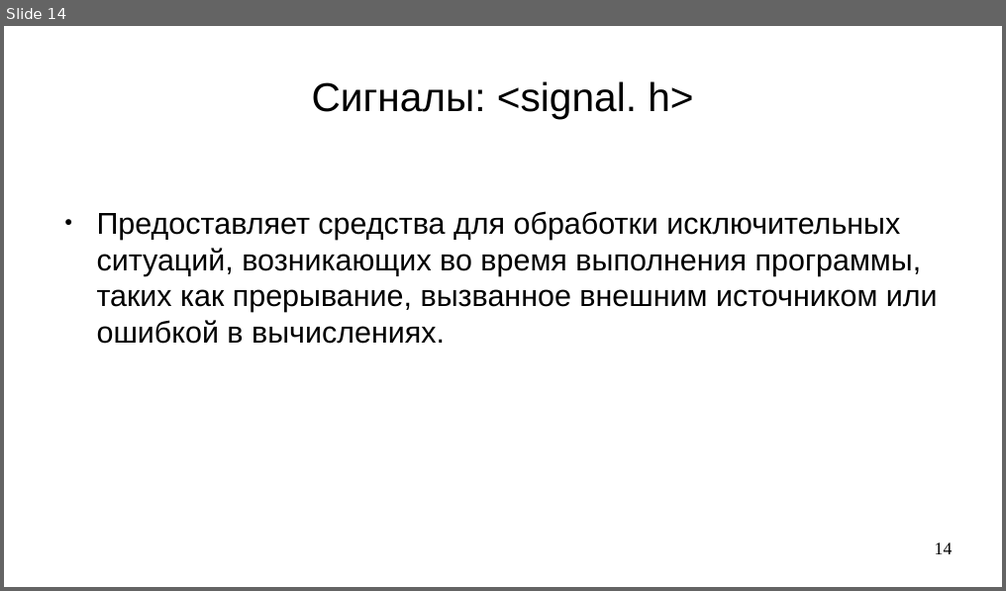
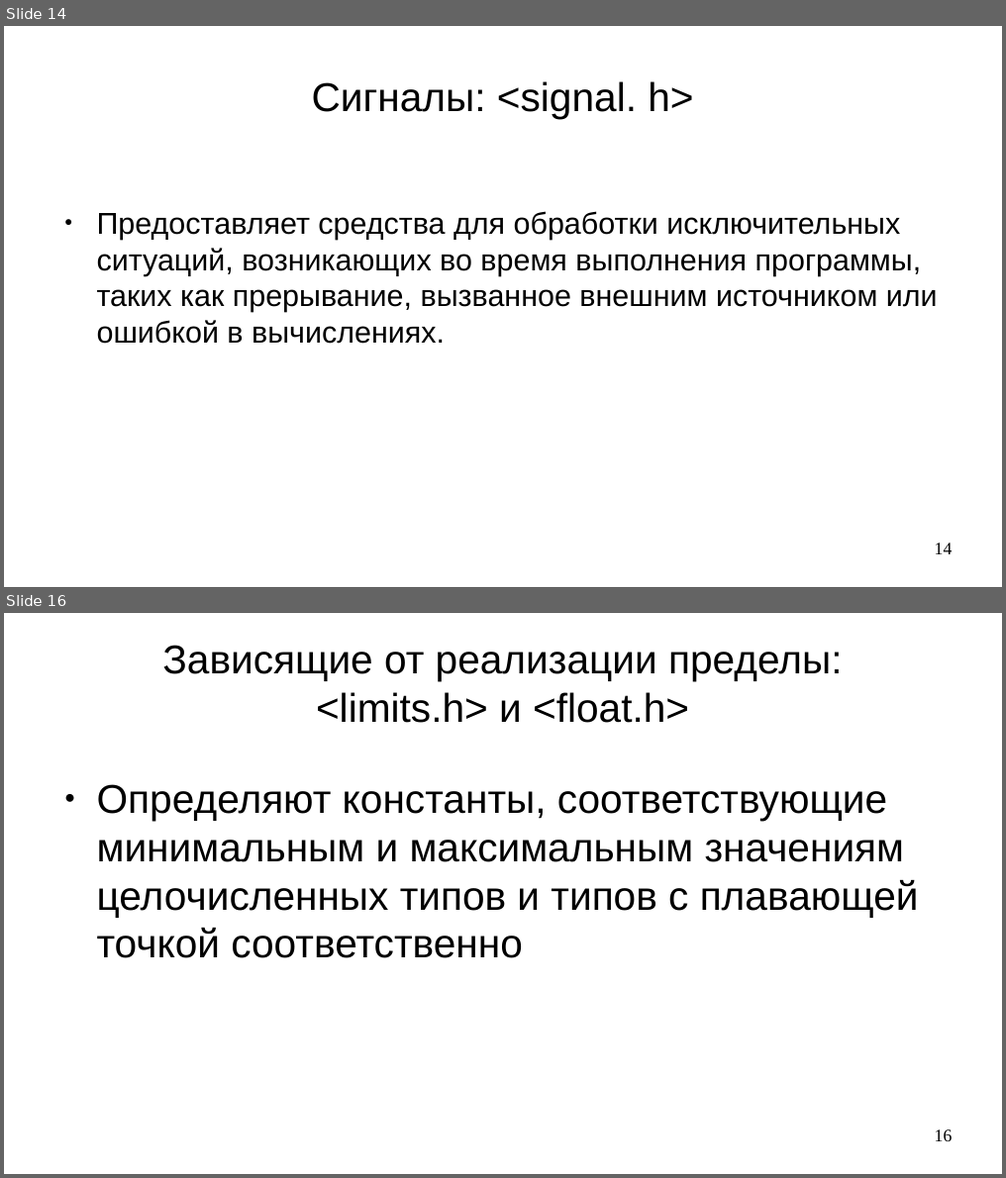
Before and after one commit to steelcraft/stud-lab, a slide deck: Лекции/CBCP01#L8.odp. Shown one above the other, each under a label of ours: slide 14 before the commit, slides 14 and 16 after it; the slides between them are not shown. The pictures are 1006x591 and 1006x1178 pixels, drawn with LibreOffice and Linux fonts; fonts in the diff are those of the drawing. Boxes give left, top, right and bottom in pixels: in the first picture for what was removed or moved away, otherwise in the second. Text is boxed around its words. In the diff, an @@ line names an element or a change of style, - is before the commit and + after.

```diff
--- a/Лекции/CBCP01#L8.odp
+++ b/Лекции/CBCP01#L8.odp
@@ slide 16 added at <box>4,613,1002,1174</box>, background #FFFFFF @@
@@ title added at <box>162,645,842,723</box>, 32 pt, text #000000 @@
+Зависящие от реализации пределы:
+<limits.h> и <float.h>
@@ text added at <box>97,784,919,959</box>, 32 pt, text #000000 @@
+● Определяют константы, соответствующие минимальным и максимальным значениям целочисленных типов и типов с плавающей точкой соответственно
@@ page number added at <box>935,1130,952,1142</box>, 14 pt, text #000000 @@
+16
```
Also in this commit, not shown: 1 other slide added.
